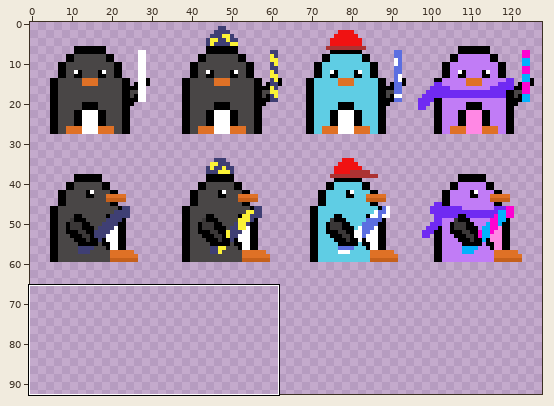
File history of a pixel-art file, Personnages/Basic.aseprite. Above: a wide view before the commit, with the close-up outlined.
Close-up. Before the edit:
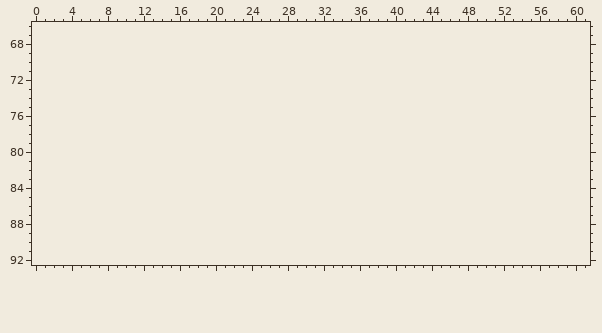
128x64 pixels, 1 frame. Colours within 5 levels of each other are drawn and written as one. Shown: x 0..61, y 66..92. The old version is drawn lined up with the new one, on the new canvas. The wide view leaves out empty margins.
The result:
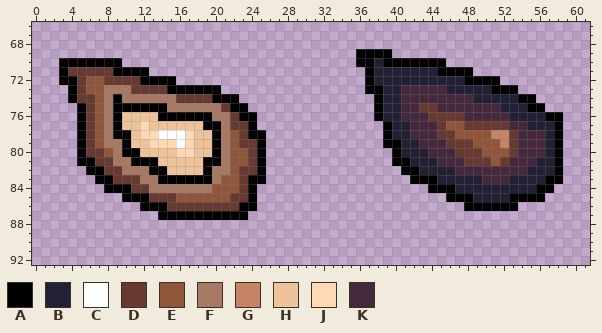
Palette (. is transparent): A #000000  B #222034  C #ffffff  D #663931  E #8f563b  F #a77964  G #c58465  H #eec39a  J #ffd9b4  K #45283c
What changed:
canvas 128x64 -> 128x96
Changed rows in their new state; - is an unchanged pixel.
first column x 3:
69 ---------------------------------AAAA-------------------
70 AAAAAAA--------------------------AABAAAAAAA-------------
71 ADDDDDAAAA------------------------ABBBBBBBAAAA----------
72 AADEEDDDDAAAA---------------------ABBBBBBBBBBAAAA-------
73 -ADEEFFFDDDDAAAAAA----------------AABBKKKKKBBBBBAAA-----
74 -ADDEFAFFFFFFDDDDAAA---------------ABBKKKKKKKKBBBBBAA---
75 --ADEFAAAAAAFFFFFFDAA--------------ABBKKDDKKKKKKKBBBAA--
76 --ADEFAHHHHAAAAAAFFDAA-------------ABBKKKDDDDKKKKKBBBBAA
77 --ADEFAHHJHHHHHHAAFDDA--------------ABBKKKDEEDDDDDKKBBBA
78 --ADEFAAHJJCCCJHHAFEDAA-------------ABBKKKDDEEEEGGDKKKBA
79 --ADEFFAHHJJJCJHHAFEDDA-------------AABBKKKDDDEEEGDKKKBA
80 --ADDEFAAHHHHJJHHAFEEDA--------------ABBBKKKDDDEEEDKKKBA
81 --AADDFFAAAHHHHHAAFEEDA--------------AABBBKKKDDDEDKKKBBA
82 ---AADDFFFAAHHHHAFFEDDA---------------AABBBBKKKKKKKKBBBA
83 ----AADDDFFAAAAAAFEEDAA----------------AAABBBBBKKKBBBBAA
84 -----AAADDFFFFFFFEEEDA-------------------AAABBBBBBBBBAA-
85 -------AAADDDEEEEEEDDA---------------------AAABBBBAAAA--
86 ---------AAADDDDDDDDAA-----------------------AAAAAA-----
87 -----------AAAAAAAAAA-----------------------------------
Where, in picture pixels (left, top, right, bottom), the same in both close-ups:
added: (356, 49, 563, 211)
added: (59, 58, 266, 220)
